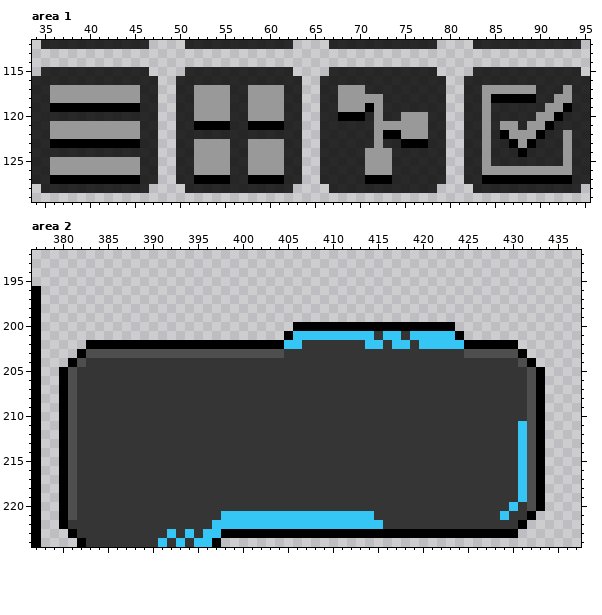
File history of a pixel-art file, assets/sprites/custom-art/gui/gui.aseprite. The picture above was drawn from the file before the commit.
1024x512 pixels, 1 frame. Colours within 5 levels of each other are drawn and written as one. Shown: area 1: x 34..95, y 112..129; area 2: x 377..437, y 192..224.
After:
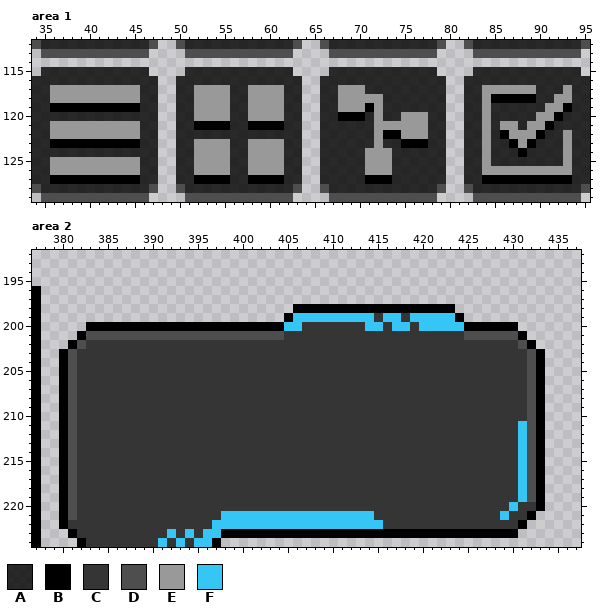
Palette (. is transparent): A #000000cc  B #000000  C #353535  D #4e4e4e  E #999999  F #36c6f5
Log entry: Tweak menu buttons spacing
Diff:
Changed rows in their new state; - is an unchanged pixel.
Area 1, layer "hud/menu-buttons-background":
first column x 34:
112 D------------D--D------------D--D------------D--D------------D
113 -DDDDDDDDDDDD----DDDDDDDDDDDD----DDDDDDDDDDDD----DDDDDDDDDDDD-
first column x 34:
128 D------------D--D------------D--D------------D--D------------D
129 -DDDDDDDDDDDD----DDDDDDDDDDDD----DDDDDDDDDDDD----DDDDDDDDDDDD-
Area 2, layers "hud/dashboard/underlay/outline", "hud/dashboard/underlay/accents", "hud/dashboard/underlay/Layer 22":
first column x 380:
198 --------------------------BBBBBBBBBBBBBBBBBB----------
199 -------------------------BFFFFFFFFFCFFCFFFFFB---------
200 ---BBBBBBBBBBBBBBBBBBBBBBFFCCCCCCCFFCFFCFFFFFBBBBBB---
201 --BDDDDDDDDDDDDDDDDDDDDDDCCCCCCCCCC-CC-CCCCCCDDDDDDB--
202 -BDCCCCCCCCCCCCCCCCCCCCCCCC-------CC-CC-CCCCCCCCCCCDB-
203 BDCCCCCCCCCCCCCCCCCCCCCCC--------------------CCCCCCCDB
204 BDC------------------------------------------------CDB
first column x 432:
220 C
Changed places in both pictures, as pixel boxes (x1, y1, x2, y2):
added: (32, 40, 590, 58)
added: (32, 184, 590, 202)
changed: (59, 304, 545, 367)
changed: (527, 502, 536, 511)
